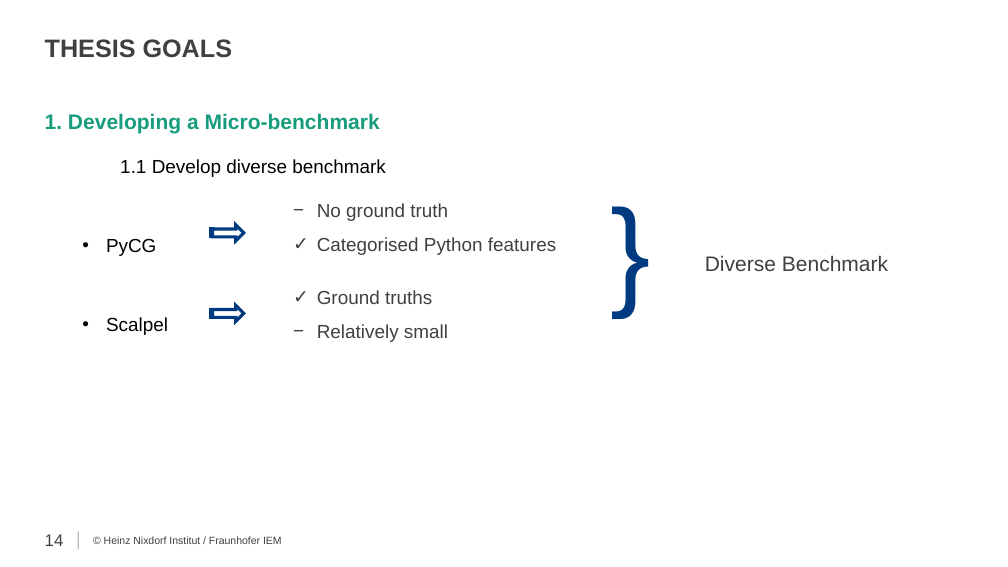
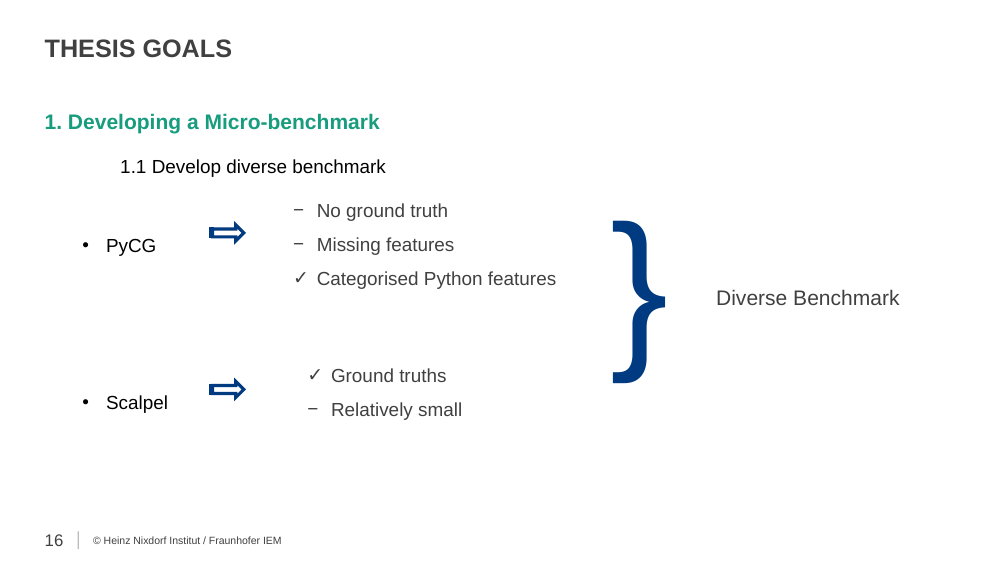
Before and after one commit to secure-software-engineering/TypeEvalPy, a slide deck: slide 16 of proposal/proposal_Samkutty.pptx (slide 14 before the commit). Drawn at 1008x567 pixels with LibreOffice and Linux fonts; fonts in the diff are those of the drawing; background and template pictures are left out. Boxes give left, top, right and bottom in pixels: in the first picture for what was removed or moved away, otherwise in the second. Text is boxed around its words. In the diff, an @@ line names an element or a change of style, - is before the commit and + after.

```diff
--- a/proposal/proposal_Samkutty.pptx
+++ b/proposal/proposal_Samkutty.pptx
@@ text "1. Developing a Micro-benchmark" rewrapped from bbox=[45, 113, 385, 335] to bbox=[45, 113, 385, 256] @@
@@ text "}" at bbox=[611, 173, 687, 423]: size 115 to 166 pt @@
@@ text at bbox=[317, 237, 454, 255]: paragraph added @@
+− Missing features
@@ text "Diverse Benchmark": place and size @@
-text "Diverse Benchmark" at bbox=[705, 255, 888, 271]
+text "Diverse Benchmark" at bbox=[716, 289, 899, 305]
@@ text "Ground truths": place and size @@
-text "Ground truths" at bbox=[317, 290, 448, 342]
+text "Ground truths" at bbox=[331, 368, 462, 420]
@@ striped right arrow: place and size @@
-striped right arrow at bbox=[210, 306, 243, 321]
+striped right arrow at bbox=[210, 382, 243, 398]
@@ page number at bbox=[45, 534, 64, 546]: text changed @@
-14
+16
```
Also in this commit, not shown: 10 other slides changed, 3 slides added.
